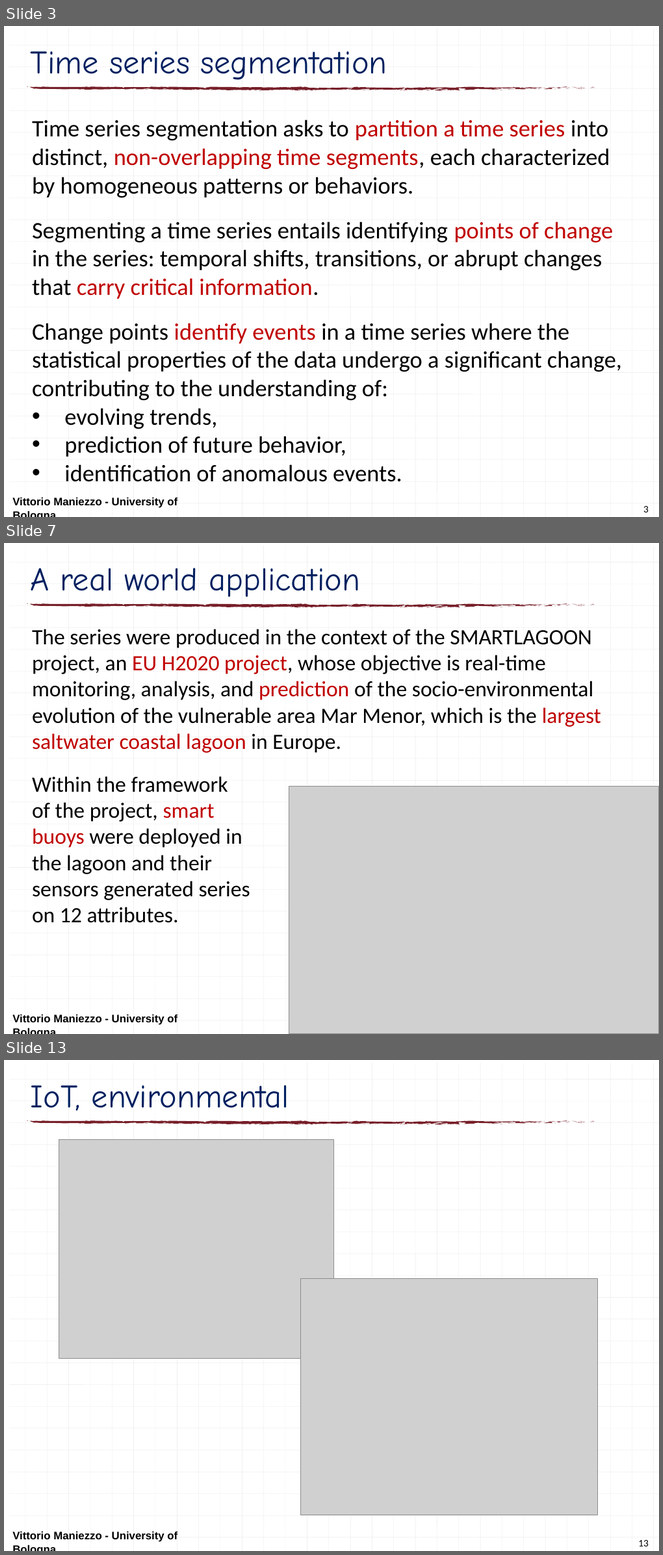
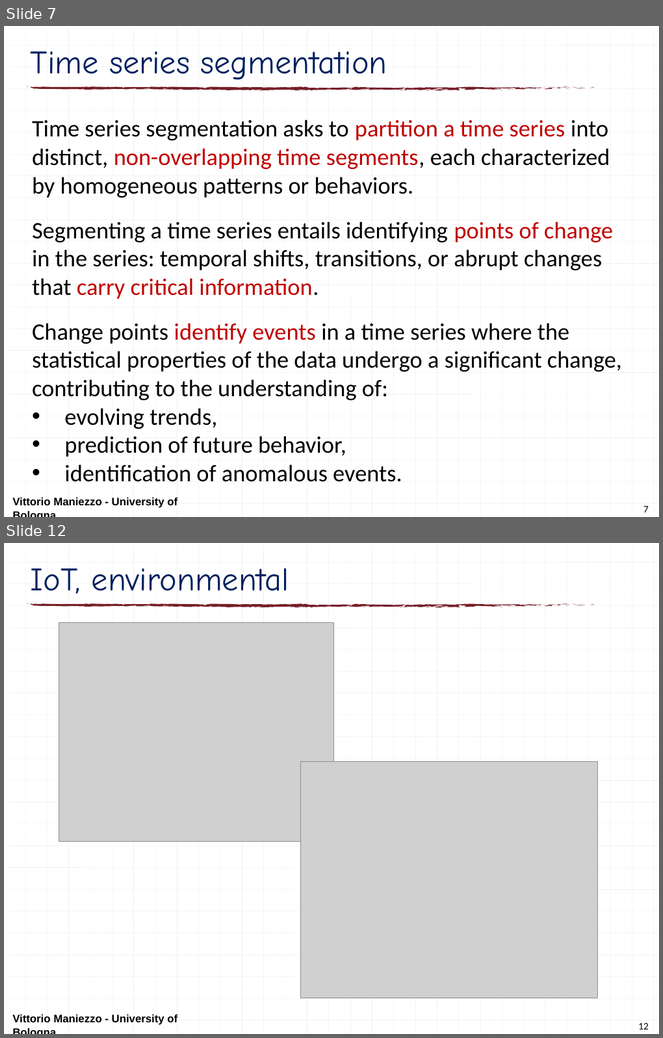
Before and after one commit to maniezzo/segmentation, a slide deck: doc/LION25_F&B/F&Bsegmentation.pptx. Shown one above the other, each under a label of ours: slides 3, 7 and 13 before the commit, slides 7 and 12 after it; the slides between them are not shown. The pictures are 663x1555 and 663x1038 pixels, drawn with LibreOffice and Linux fonts; fonts in the diff are those of the drawing; grey boxes stand for pictures. Boxes give left, top, right and bottom in pixels: in the first picture for what was removed or moved away, otherwise in the second. Text is boxed around its words. In the diff, an @@ line names an element or a change of style, - is before the commit and + after.

```diff
--- a/doc/LION25_F&B/F&Bsegmentation.pptx
+++ b/doc/LION25_F&B/F&Bsegmentation.pptx
@@ slide 7 removed at (x1=4, y1=543, x2=659, y2=1034), background #FFFFFF; not listed: 126 template elements that a slide beside it also shows @@
@@ title removed at (x1=31, y1=568, x2=361, y2=597) @@
-A real world application
@@ text removed at (x1=32, y1=629, x2=601, y2=923) @@
-The series were produced in the context of the SMARTLAGOON project, an EU H2020 project, whose objective is real-time monitoring, analysis, and prediction of the socio-environmental evolution of the vulnerable area Mar Menor, which is the largest saltwater coastal lagoon in Europe.
-Within the framework
-of the project, smart
-buoys were deployed in
-the lagoon and their
-sensors generated series
-on 12 attributes.
@@ picture removed at (x1=289, y1=786, x2=659, y2=1034) @@
@@ text removed at (x1=12, y1=1015, x2=178, y2=1025) @@
-Vittorio Maniezzo - University of Bologna
@@ what was slide 3 is now slide 7 @@
@@ page number at (x1=644, y1=506, x2=649, y2=513): text changed @@
-3
+7
@@ what was slide 13 is now slide 12 @@
@@ page number at (x1=638, y1=1023, x2=649, y2=1030): text changed @@
-13
+12
```
Also in this commit, not shown: 2 slides changed, 5 slides added, 6 other slides removed.
